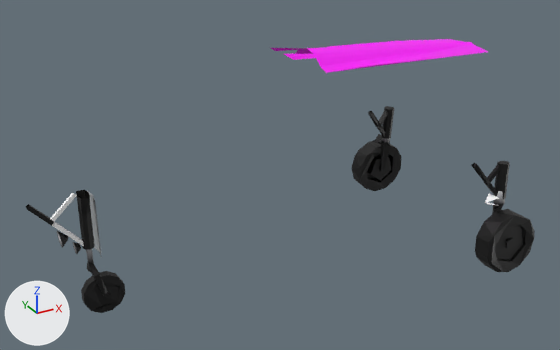
The glTF model public/models/f15c.gear.glb: old version first, new version second.
Camera for both pictures: a 50 mm camera at (-5.37, -8.51, 3.68) aimed at (-0.71, -0.05, -0.55). The axes (+X, +Y, +Z) are drawn at lower left. The lights are the same throughout. The first picture is the older version.

Before the edit, the objects in view are built like this:
```python
me_mesh_0 = bpy.data.meshes.new('Mesh_0')
me_mesh_0.from_pydata(...)  # 471 vertices, 789 faces; spans x -4.04..2.54, y -1.7..1.74, z -2.02..1.15
me_mesh_0.materials.append(mat_defaultmaterial)
ob_gear = bpy.data.objects.new('gear', me_mesh_0)
ob_gear.location = (0.0, 0.0, 0.0)
```
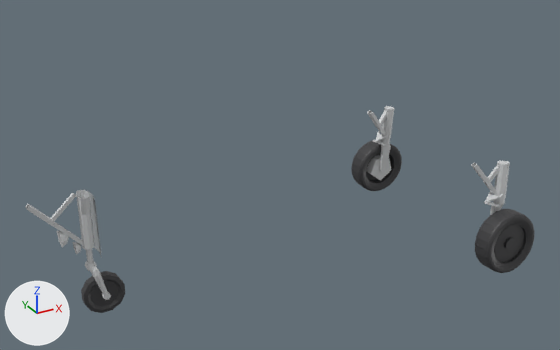
The change, as JSON lines over the scene's bpy script:
```json
{"block": "me_mesh_0", "where": "# used by ob_gear; location = (0.0, 0.0, 0.0)"}
{"op": "remove", "block": "me_mesh_0", "code": "me_mesh_0.from_pydata(...)  # 471 vertices, 789 faces; spans x -4.04..2.54, y -1.7..1.74, z -2.02..1.15"}
{"op": "add", "block": "me_mesh_0", "code": "me_mesh_0.from_pydata(...)  # 1595 vertices, 3040 faces; spans x -4.04..2.55, y -1.71..1.75, z -2.03..-0.24"}
{"block": "me_mesh_0", "change": "me_mesh_0 part 1: the loose piece of 23 vertices spanning x -0.72..2.54, y -0.51..0.61, z 0.83..1.15 is deleted"}
{"block": "me_mesh_0", "change": "me_mesh_0 part 2: 2 vertices moved within x 2.23..2.36, y -1.66..-1.44, z -1.85..-1.44; 505 vertices added at x 1.64..2.54, y -1.71..-1.16, z -2.03..-0.44"}
{"block": "me_mesh_0", "change": "me_mesh_0 part 3: 1 vertex moved within x 2.37, y 1.71, z -1.71; 507 vertices added at x 1.65..2.55, y 1.24..1.75, z -2.03..-0.43"}
{"block": "me_mesh_0", "change": "me_mesh_0 part 4: 135 vertices added at x -4.04..-3.03, y -0.11..0.17, z -1.89..-0.27"}
{"block": "me_mesh_0", "change": "me_mesh_0 part 5: 218 kept faces spanning x -4.04..2.32, y -1.69..1.63, z -1.94..-0.24 get new vertex colours; the middle colour goes from black #000000 to light grey #ced0d1"}
```

Location of each change, [x1, y1, x2, y2] in pixels of the pictures (560 x 350 px):
```json
{"object": "gear", "change": "reshaped", "before": [25, 39, 535, 313], "after": [25, 106, 535, 313], "on screen": "24% shorter"}
{"part": 1, "of": "me_mesh_0", "change": "deleted", "before": [271, 39, 488, 73]}
{"part": 2, "of": "me_mesh_0", "change": "built on", "before": [521, 226, 533, 245], "after": [471, 161, 535, 273]}
{"part": 3, "of": "me_mesh_0", "change": "built on", "after": [351, 106, 402, 191]}
{"part": 4, "of": "me_mesh_0", "change": "added", "after": [25, 190, 125, 313]}
{"part": 5, "of": "me_mesh_0", "change": "recoloured", "before": [29, 107, 510, 309], "after": [29, 107, 510, 309]}
```
